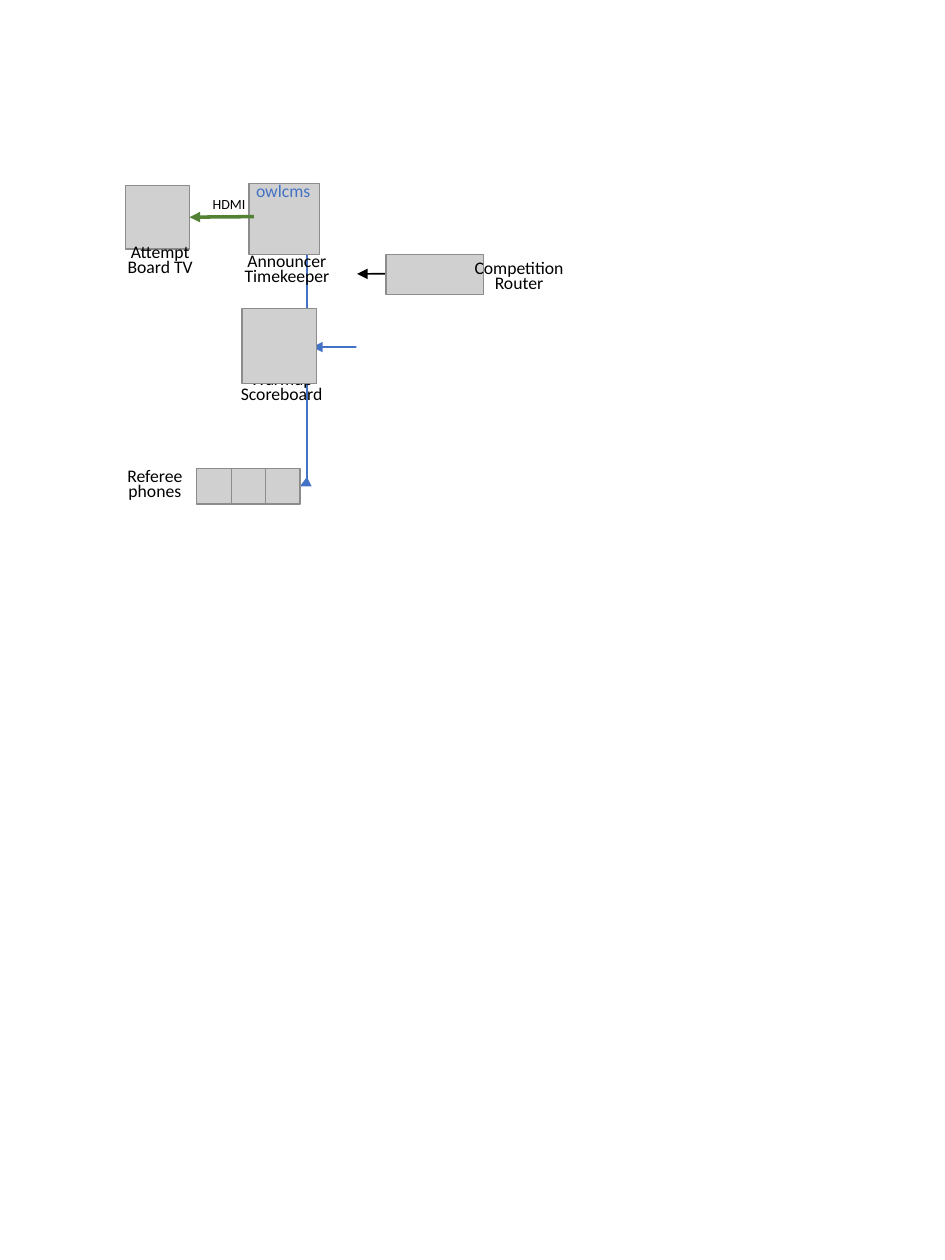
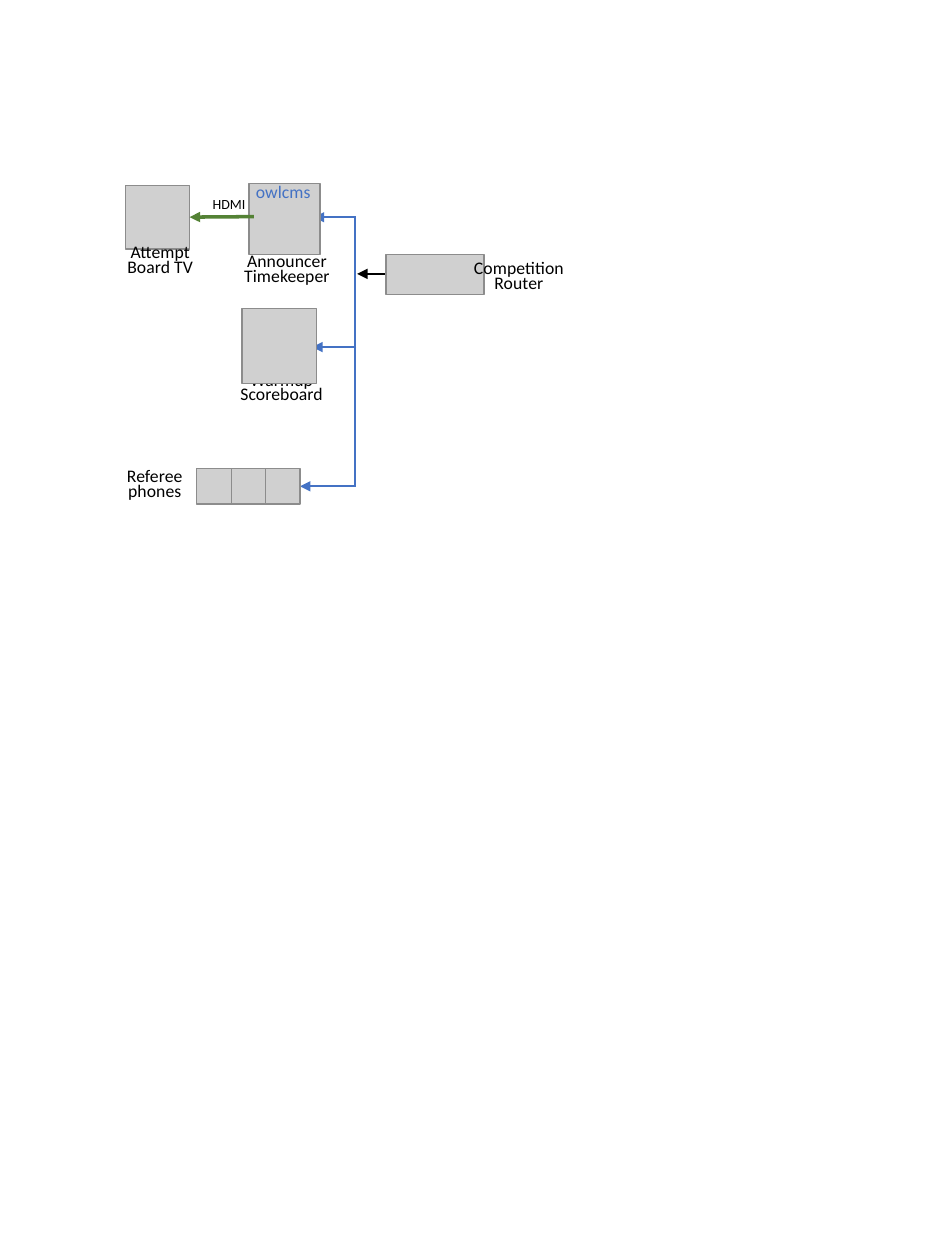
Before and after one commit to owlcms/owlcms4-prerelease, a slide deck: slide 14 of docs/EquipmentSetup/Networking/Equipment/Equipment.pptx. Drawn at 945x1260 pixels with LibreOffice and Linux fonts; fonts in the diff are those of the drawing; grey boxes stand for pictures; background and template pictures are left out. Boxes give left, top, right and bottom in pixels: in the first picture for what was removed or moved away, otherwise in the second. Text is boxed around its words. In the diff, an @@ line names an element or a change of style, - is before the commit and + after.

```diff
--- a/docs/EquipmentSetup/Networking/Equipment/Equipment.pptx
+++ b/docs/EquipmentSetup/Networking/Equipment/Equipment.pptx
@@ elbow double arrow (300, 486) - (314, 217): route changed @@
@@ text "Warmup Scoreboard" rewrapped from (241,383,323,406) to (240,383,322,400) @@
```
Also in this commit, not shown: 14 other slides changed, 57 other files.
